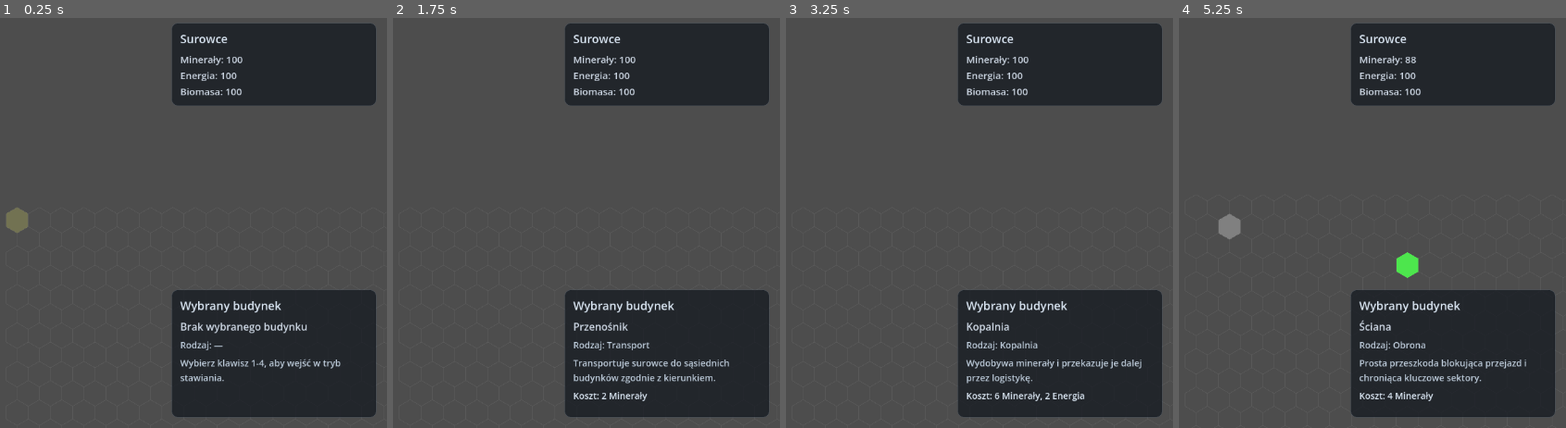
Above: before the commit, frames 1-4 (left to right).
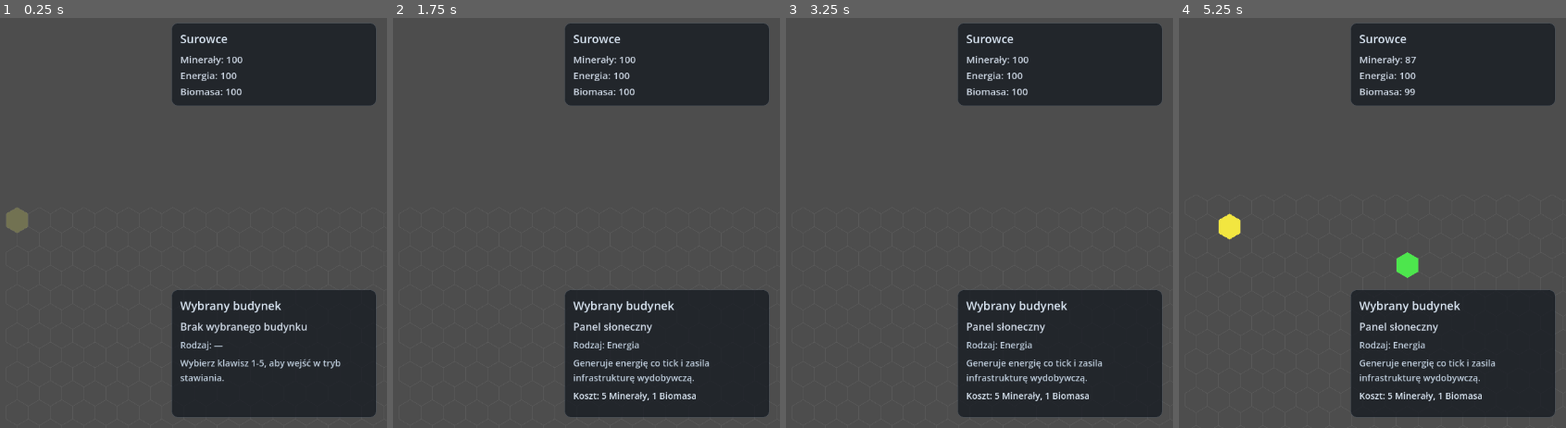
Above: after the commit, the same moments.

Repository: startrek1p2p/factory_game
Game: Godot game, scene res://scenes/main.tscn
Same seed, same stepped clock (60 frames per second), same inputs: the game is played once before the commit and once after it.
Inputs (mouse positions are in pixels of both pictures, inside the frame that each line leads up to):
- Up to frame 1 (0.25 s): no input
- Up to frame 2 (1.75 s): tap Enter at 0.5 s; move the mouse to (571, 198) at 0.52 s; tap 5 (build_solar_panel, bound only after the commit) at 0.6, 1.55 s; click (571, 198) at 0.67 s; tap Space at 1.25 s; move the mouse to (outside the picture) at 1.27 s; tap 3 (build_conveyor) at 1.35 s; click (outside the picture) at 1.42 s
- Up to frame 3 (3.25 s): tap Enter at 2 s; move the mouse to (878, 128) at 2.02 s; tap 0 (build_disable) at 2.1 s; click (878, 128) at 2.17 s; tap 5 (build_solar_panel, bound only after the commit) at 2.3, 3.05 s; tap Space at 2.75 s; move the mouse to (outside the picture) at 2.77 s; tap 2 (build_mine) at 2.85 s; click (outside the picture) at 2.92 s
- Up to frame 4 (5.25 s): tap Enter at 3.5 s; move the mouse to (1418, 284) at 3.52 s; tap 4 (build_storage) at 3.6 s; click (1418, 284) at 3.67 s; tap 5 (build_solar_panel, bound only after the commit) at 3.8, 4.55 s; tap Space at 4.25 s; move the mouse to (outside the picture) at 4.27 s; tap 1 (build_wall) at 4.35 s; click (outside the picture) at 4.42 s; move the mouse to (1233, 218) at 5.02 s; tap S (camera_move_down) at 5.1 s; click (1233, 218) at 5.17 s

The runs differ from the first frame. In frame 1, less than 0.1% of the frame differs, in the area x 66-69%, y 83-86%; in frame 2, 1.2%; in frame 3, 1.2%; in frame 4, 1.6%, in the area x 10-90%, y 9-94%.

Commit message:
Dodaj skrót klawiszowy 5 dla panelu słonecznego

Diff:
--- a/scripts/WorldRenderer.gd
+++ b/scripts/WorldRenderer.gd
@@ -50,6 +50,9 @@
 				grid.BuildingType.STORAGE:
 					draw_colored_polygon(polygon, Color(0.3, 0.9, 0.3))
 
+				grid.BuildingType.SOLAR_PANEL:
+					draw_colored_polygon(polygon, Color(0.95, 0.9, 0.25))
+
 func draw_items():
 	for y in range(grid.GRID_HEIGHT):
 		for x in range(grid.GRID_WIDTH):
@@ -80,6 +83,8 @@
 			color = Color(1.0, 0.7, 0.2, 0.3)
 		grid.BuildingType.STORAGE:
 			color = Color(0.3, 0.9, 0.3, 0.3)
+		grid.BuildingType.SOLAR_PANEL:
+			color = Color(0.95, 0.9, 0.25, 0.3)
 
 	draw_colored_polygon(polygon, color)
 
--- a/scripts/controllers/InputController.gd
+++ b/scripts/controllers/InputController.gd
@@ -13,6 +13,7 @@
 const ACTION_BUILD_MINE := "build_mine"
 const ACTION_BUILD_CONVEYOR := "build_conveyor"
 const ACTION_BUILD_STORAGE := "build_storage"
+const ACTION_BUILD_SOLAR_PANEL := "build_solar_panel"
 const ACTION_BUILD_DISABLE := "build_disable"
 const ACTION_ROTATE_BUILDING := "rotate_building"
 const ACTION_QUIT := "quit_game"
@@ -27,6 +28,7 @@
 	_register_action_if_missing(ACTION_BUILD_MINE, KEY_2)
 	_register_action_if_missing(ACTION_BUILD_CONVEYOR, KEY_3)
 	_register_action_if_missing(ACTION_BUILD_STORAGE, KEY_4)
+	_register_action_if_missing(ACTION_BUILD_SOLAR_PANEL, KEY_5)
 	_register_action_if_missing(ACTION_BUILD_DISABLE, KEY_0)
 	_register_action_if_missing(ACTION_ROTATE_BUILDING, KEY_R)
 	_register_action_if_missing(ACTION_QUIT, KEY_ESCAPE)
@@ -49,6 +51,9 @@
 		build_mode_enabled = true
 	elif Input.is_action_pressed(ACTION_BUILD_STORAGE):
 		selected_building = GridManagerScript.BuildingType.STORAGE
+		build_mode_enabled = true
+	elif Input.is_action_pressed(ACTION_BUILD_SOLAR_PANEL):
+		selected_building = GridManagerScript.BuildingType.SOLAR_PANEL
 		build_mode_enabled = true
 
 	if previous_selection != selected_building or previous_mode != build_mode_enabled:
--- a/scripts/controllers/UIController.gd
+++ b/scripts/controllers/UIController.gd
@@ -75,7 +75,7 @@
 	if not build_mode_enabled:
 		building_name_label.text = "Brak wybranego budynku"
 		building_kind_label.text = "Rodzaj: —"
-		building_description_label.text = "Wybierz klawisz 1-4, aby wejść w tryb stawiania."
+		building_description_label.text = "Wybierz klawisz 1-5, aby wejść w tryb stawiania."
 		building_cost_label.visible = false
 		return
 
